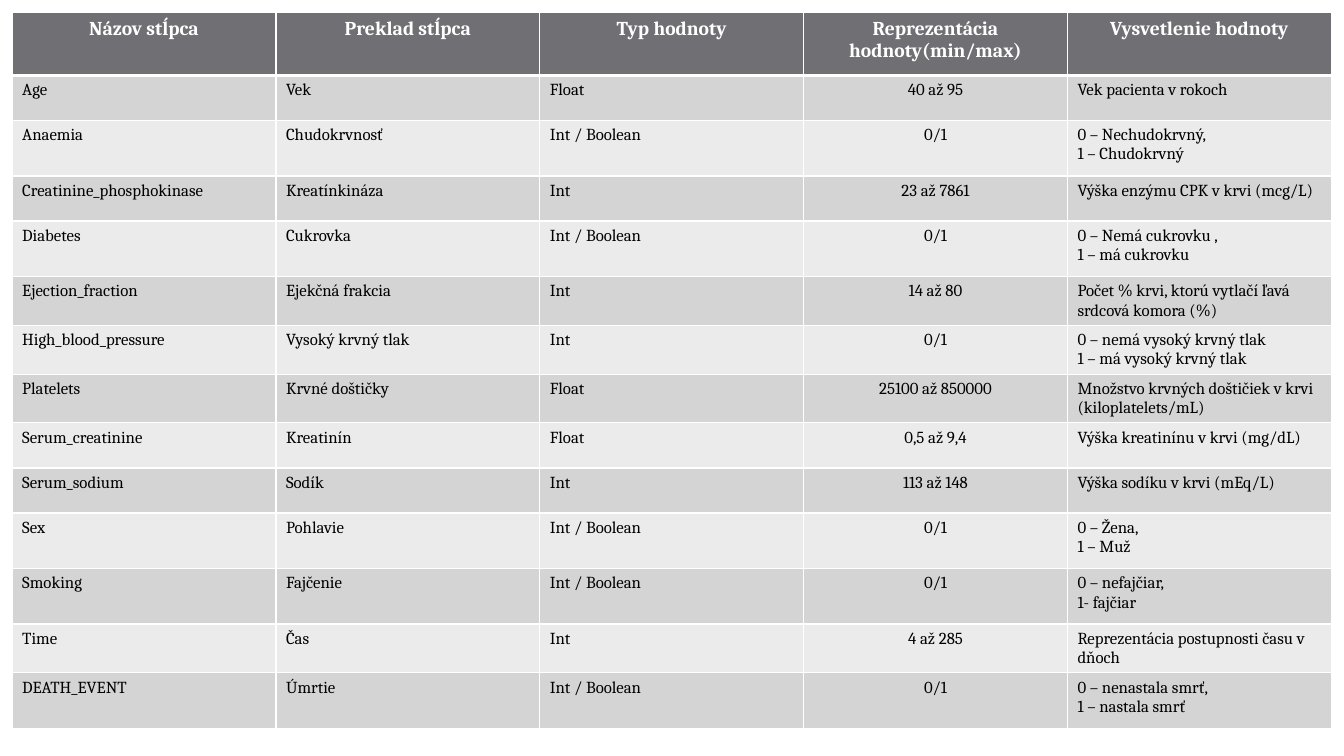
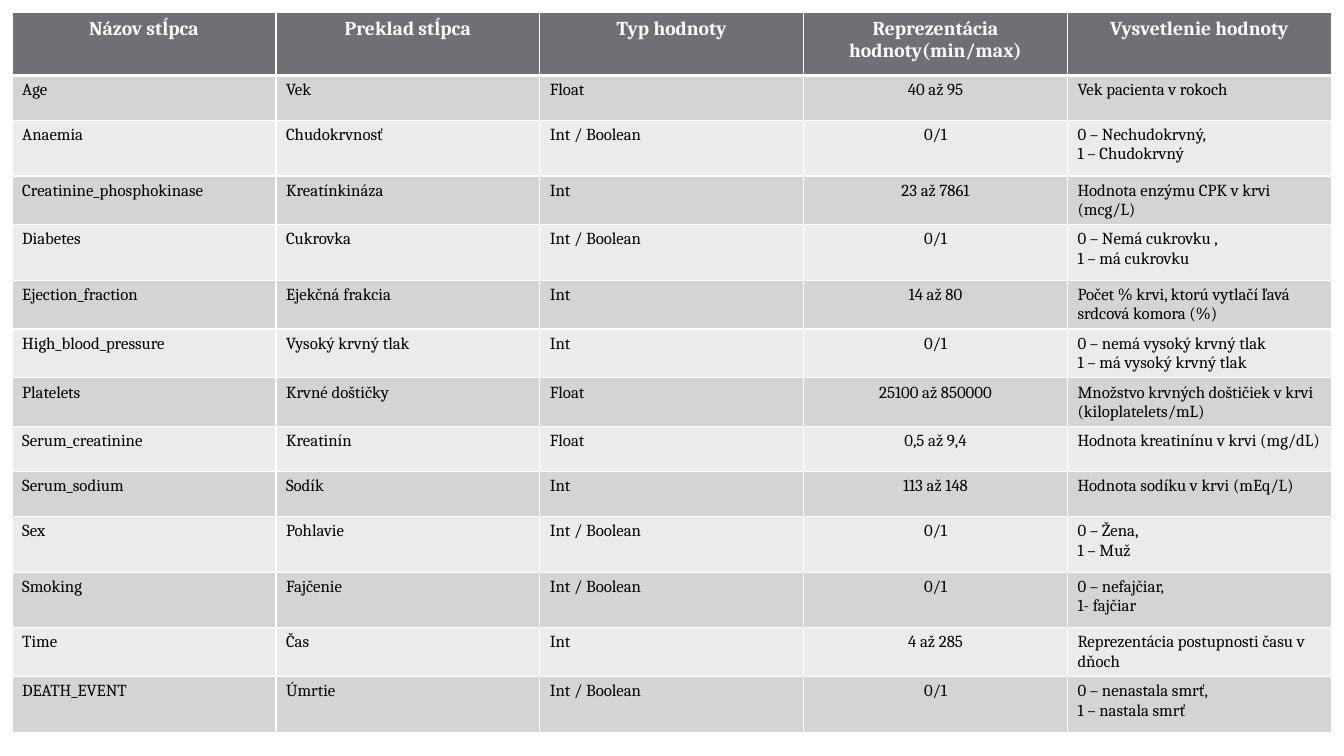
Before and after one commit to mvanko/Vanko_Martin_NS2021, a slide deck: slide 4 of Vanko Martin Predikcia zlyhania srdca.pptx. Drawn at 1344x756 pixels with LibreOffice and Linux fonts; fonts in the diff are those of the drawing. Boxes give left, top, right and bottom in pixels: in the first picture for what was removed or moved away, otherwise in the second. Text is boxed around its words. In the diff, an @@ line names an element or a change of style, - is before the commit and + after.

```diff
--- a/Vanko Martin Predikcia zlyhania srdca.pptx
+++ b/Vanko Martin Predikcia zlyhania srdca.pptx
@@ table at <box>12,12,1333,746</box> @@
-row 4, column 5: Výška enzýmu CPK v krvi (mcg/L)
+row 4, column 5: Hodnota enzýmu CPK v krvi (mcg/L)
-row 9, column 5: Výška kreatinínu v krvi (mg/dL)
+row 9, column 5: Hodnota kreatinínu v krvi (mg/dL)
-row 10, column 5: Výška sodíku v krvi (mEq/L)
+row 10, column 5: Hodnota sodíku v krvi (mEq/L)
```
Also in this commit, not shown: 11 other slides changed, 10 slides added, 12 slides removed, 1 other file.
